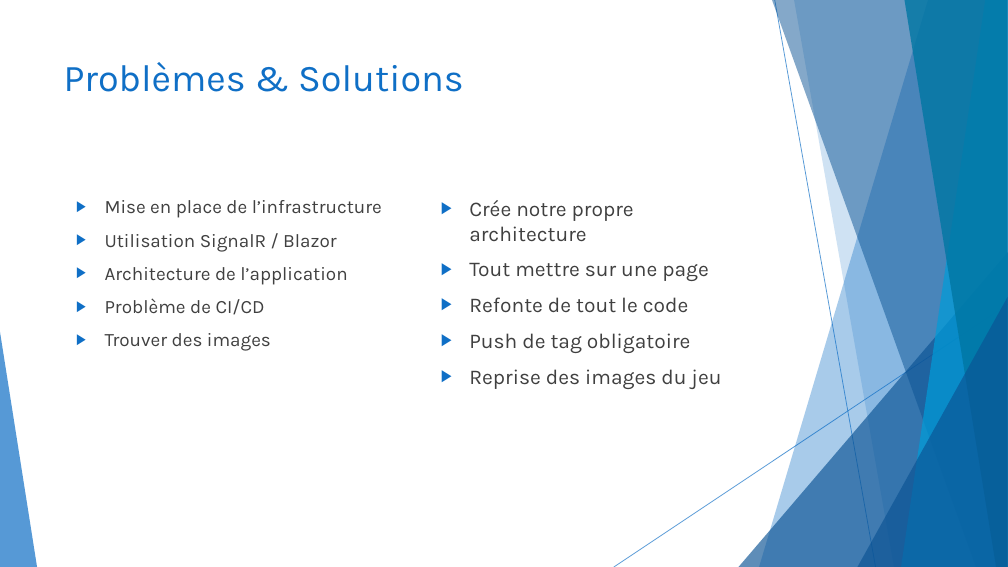
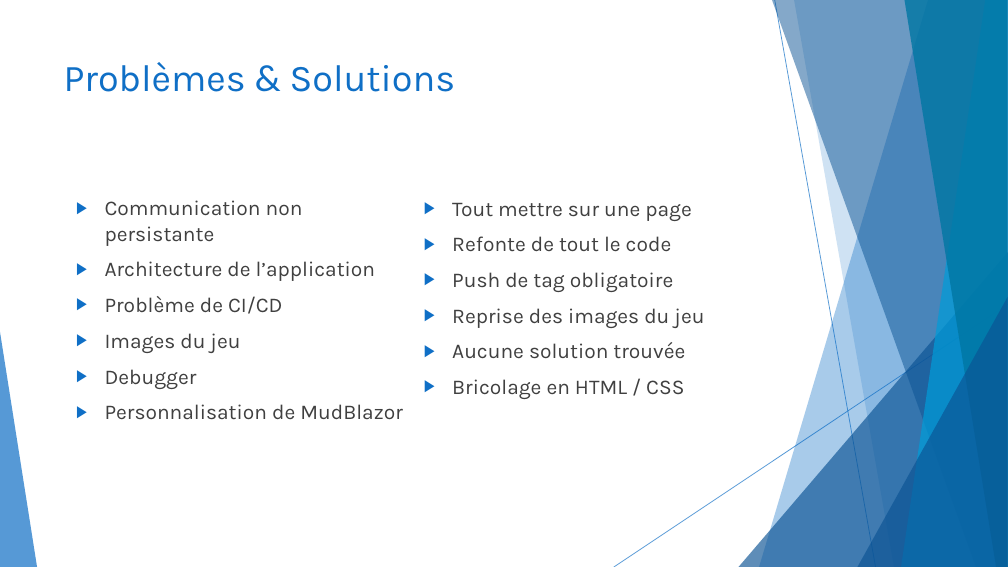
Before and after one commit to CeKonVeu/KingSkullClassicOnline, a slide deck: slide 10 of doc/King Skull Classic Online.pptx. Drawn at 1008x567 pixels with LibreOffice and Linux fonts; fonts in the diff are those of the drawing. Boxes give left, top, right and bottom in pixels: in the first picture for what was removed or moved away, otherwise in the second. Text is boxed around its words. In the diff, an @@ line names an element or a change of style, - is before the commit and + after.

```diff
--- a/doc/King Skull Classic Online.pptx
+++ b/doc/King Skull Classic Online.pptx
@@ title "Problèmes & Solutions" at [64,62,456,92]: font Karla to Calibri in "&" @@
@@ text at [105,200,303,246]: text changed; size 18 to 20 pt @@
-▶ Mise en place de l’infrastructure
-▶ Utilisation SignalR / Blazor
+▶ Communication non persistante
@@ text "Tout mettre sur une page": place and size @@
-text "Tout mettre sur une page" at [469,200,721,389]
+text "Tout mettre sur une page" at [452,203,704,399]
@@ text at [469,200,634,241]: paragraph removed @@
-▶ Crée notre propre architecture
@@ text at [105,261,375,314]: size 18 to 20 pt in "Architecture de l’application", "Problème de CI/CD" @@
@@ text at [105,333,403,420]: text changed; size 18 to 20 pt @@
-▶ Trouver des images
+▶ Images du jeu
+▶ Debugger
+▶ Personnalisation de MudBlazor
@@ text at [452,342,685,399]: paragraphs added @@
+▶ Aucune solution trouvée
+▶ Bricolage en HTML / CSS
```
Also in this commit, not shown: 8 other slides changed, 2 slides added, 1 slide removed.
